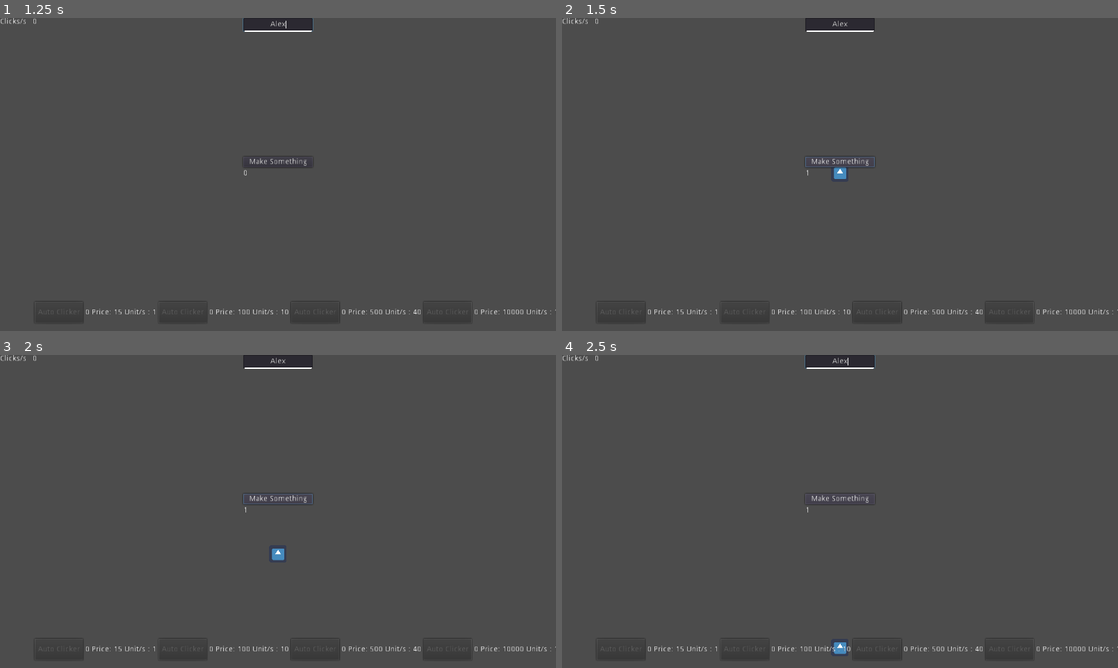
Above: before the commit, frames 1-4 (two rows, left to right).
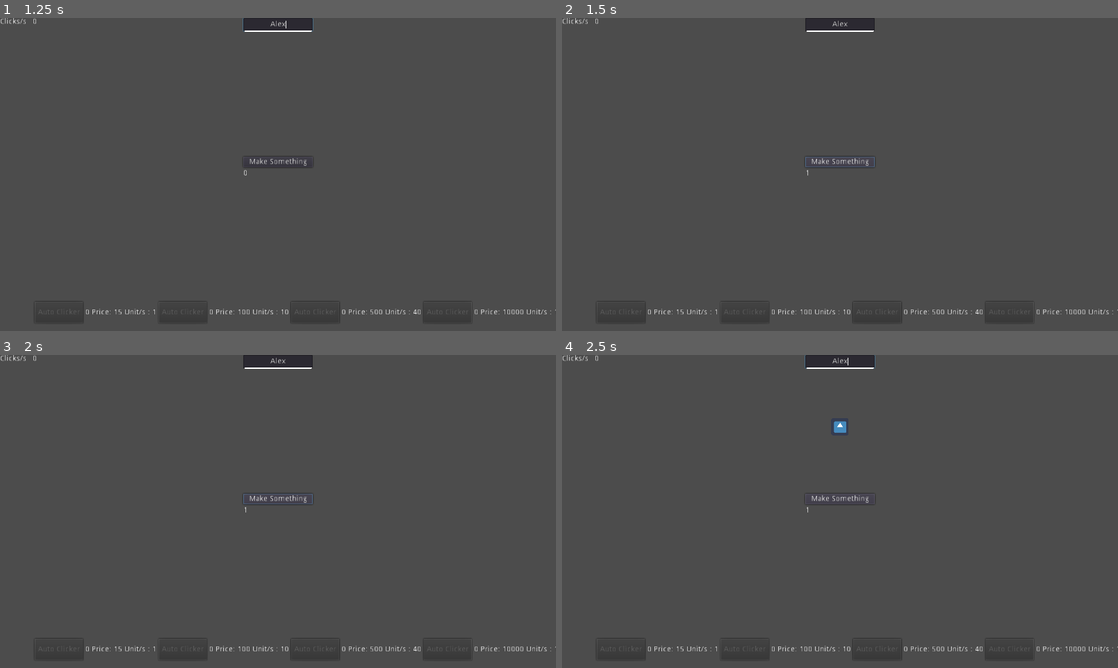
Above: after the commit, the same moments.

Repository: KeithButler-WIT/Godot-AutoClicker
Game: Godot game, scene res://Scenes/Main.tscn
The game is run twice, just before and just after one commit, with the same random seed, the same clock (stepped at 60 frames per second) and the same inputs. The engine's default icon, where the game draws it, is replaced by a stand-in: a white triangle on a blue panel in a dark square.
Inputs (mouse positions are in pixels of both pictures, inside the frame that each line leads up to):
- Up to frame 1 (1.25 s): click (278, 24) at 0.52 s; type "Alex" at 0.6 s
- Up to frame 2 (1.5 s): click "Make Something" at 1.25 s
- Up to frame 3 (2 s): no input
- Up to frame 4 (2.5 s): hold Up (ui_up) from 2.03 s (still down)

Frame 1 is identical in both runs. In frame 2, less than 0.1% of the frame differs, in the area x 48-52%, y 47-52%; in frame 3, less than 0.1%; in frame 4, 0.2%, in the area x 48-52%, y 21-96%.

Commit message:
removed methods from main.gd

Diff:
--- a/Scenes/CurrencySprite.tscn
+++ b/Scenes/CurrencySprite.tscn
@@ -1,12 +1,14 @@
-[gd_scene load_steps=3 format=2]
+[gd_scene load_steps=4 format=2]
 
 [ext_resource path="res://Sprites/icon.png" type="Texture" id=1]
+[ext_resource path="res://Scripts/Currency.gd" type="Script" id=2]
 
 [sub_resource type="RectangleShape2D" id=1]
-extents = Vector2( 32, 32 )
+extents = Vector2( 16, 16 )
 
 [node name="CurrencySprite" type="Node2D"]
 show_behind_parent = true
+script = ExtResource( 2 )
 
 [node name="RigidBody2D" type="RigidBody2D" parent="."]
 gravity_scale = 4.0
--- a/Scenes/Main.tscn
+++ b/Scenes/Main.tscn
@@ -1,8 +1,9 @@
-[gd_scene load_steps=4 format=2]
+[gd_scene load_steps=5 format=2]
 
 [ext_resource path="res://Scripts/MenuPopup.gd" type="Script" id=1]
 [ext_resource path="res://Scenes/AutoClickerScene.tscn" type="PackedScene" id=2]
 [ext_resource path="res://Scripts/Main.gd" type="Script" id=3]
+[ext_resource path="res://Scripts/CurrencySpawner.gd" type="Script" id=4]
 
 [node name="Main" type="Control"]
 script = ExtResource( 3 )
@@ -224,13 +225,14 @@
 text = "QUIT"
 
 [node name="CurrencySpawner" type="Control" parent="."]
-margin_left = 512.0
-margin_top = 280.0
-margin_right = 552.0
-margin_bottom = 320.0
+margin_left = 256.0
+margin_top = -64.0
+margin_right = 319.0
+script = ExtResource( 4 )
 
 [connection signal="timeout" from="SavingTimer" to="." method="_on_SavingTimer_timeout"]
 [connection signal="pressed" from="ManualClick" to="." method="_on_Button_pressed"]
+[connection signal="pressed" from="ManualClick" to="CurrencySpawner" method="_on_ManualClick_pressed"]
 [connection signal="pressed" from="MenuPopup/Resume" to="MenuPopup" method="_on_Resume_pressed"]
 [connection signal="pressed" from="MenuPopup/Save" to="MenuPopup" method="_on_Save_pressed"]
 [connection signal="pressed" from="MenuPopup/Quit" to="MenuPopup" method="_on_Quit_pressed"]
--- a/Scripts/AutoClickerScene.gd
+++ b/Scripts/AutoClickerScene.gd
@@ -30,7 +30,7 @@
 
 
 # Runs every second
-func _process(delta):
+func _process(_delta):
 	if main_node.count >= price:
 		$Button.disabled = false
 	else:
--- /dev/null
+++ b/Scripts/Currency.gd
@@ -0,0 +1,21 @@
+extends Node2D
+
+
+func _ready():
+	deleteCurrency()
+
+
+#func _process(_delta):
+#	deleteCurrency()
+
+func deleteCurrency():
+	# Add a timer to this node
+	var timer = Timer.new()
+	self.add_child(timer)
+
+	# Connect the timer to make it call "queue_free" after two seconds
+	timer.connect("timeout", self, "queue_free")
+	timer.set_wait_time(2)
+	timer.start()
+
+	#queue_free()
--- /dev/null
+++ b/Scripts/CurrencySpawner.gd
@@ -0,0 +1,15 @@
+extends Control
+
+
+var currencySprite = preload("res://Scenes/CurrencySprite.tscn")
+
+func spawnCurrency():
+	#randomize()
+	var currency = currencySprite.instance()
+	currency.set_position(rect_position)
+#	currency.set_position($".".get_rect().position)
+	add_child(currency)
+
+
+func _on_ManualClick_pressed():
+	spawnCurrency()
--- a/Scripts/Main.gd
+++ b/Scripts/Main.gd
@@ -33,15 +33,23 @@
 
 func _on_Button_pressed():
 	count += 1
-	spawnCurrency()
+#	spawnCurrency()
 
 
-var currencySprite = preload("res://Scenes/CurrencySprite.tscn")
-func spawnCurrency():
-	randomize()
-	var currency = currencySprite.instance()
-	currency.set_position($CurrencySpawner.rect_position)
-	add_child(currency)
+#var currencySprite = preload("res://Scenes/CurrencySprite.tscn")
+#func spawnCurrency():
+#	randomize()
+#	var currency = currencySprite.instance()
+#	currency.set_position($CurrencySpawner.rect_position)
+#	add_child(currency)
+#	# Add a timer to this node
+#	var timer = Timer.new()
+#	self.add_child(timer)
+#
+#	# Connect the timer to make it call "queue_free" after two seconds
+#	timer.connect("timeout", self, "queue_free")
+#	timer.set_wait_time(2)
+#	timer.start()
 
 
 func _process(_delta):
--- a/Scripts/MenuPopup.gd
+++ b/Scripts/MenuPopup.gd
@@ -13,21 +13,8 @@
 	pass
 
 
-#func change_menu_color():
-	#$Resume.color = Color.gray
-	#$Restart.color = Color.gray
-	#$Quit.color = Color.gray
-
-	#match selected_menu:
-	#	0:
-			#$Resume.color = Color.greenyellow
-	#	1:
-			#$Restart.color = Color.greenyellow
-	#	2:
-			#$Quit.color = Color.greenyellow
-
 # TODO: change this to use button nodes
-func _input(event):
+func _input(_event):
 	if not visible:
 		if Input.is_action_just_pressed("ui_cancel"):
 			# Pause game
Not shown, changed: Scripts/Main.vs
